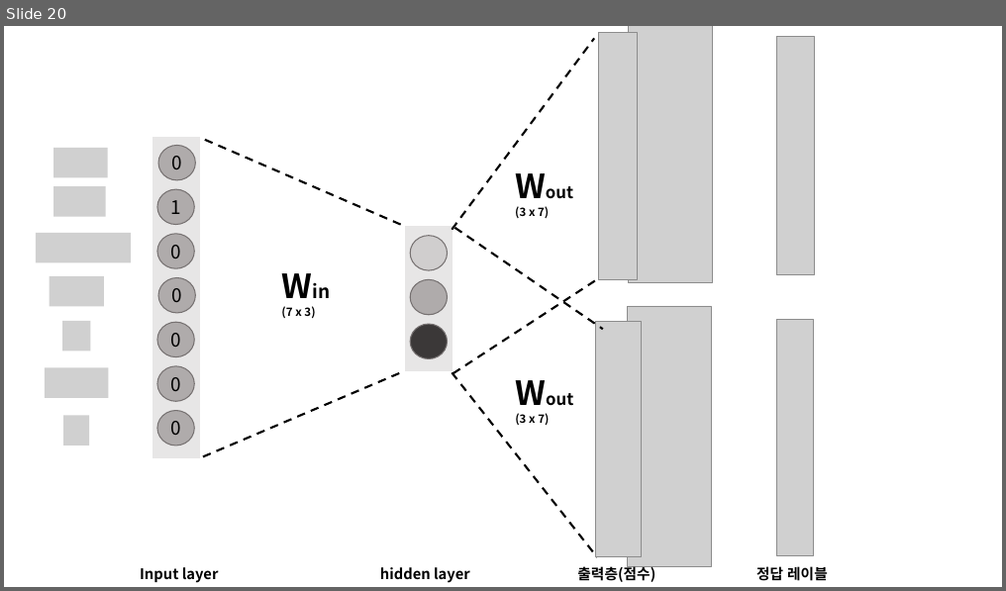
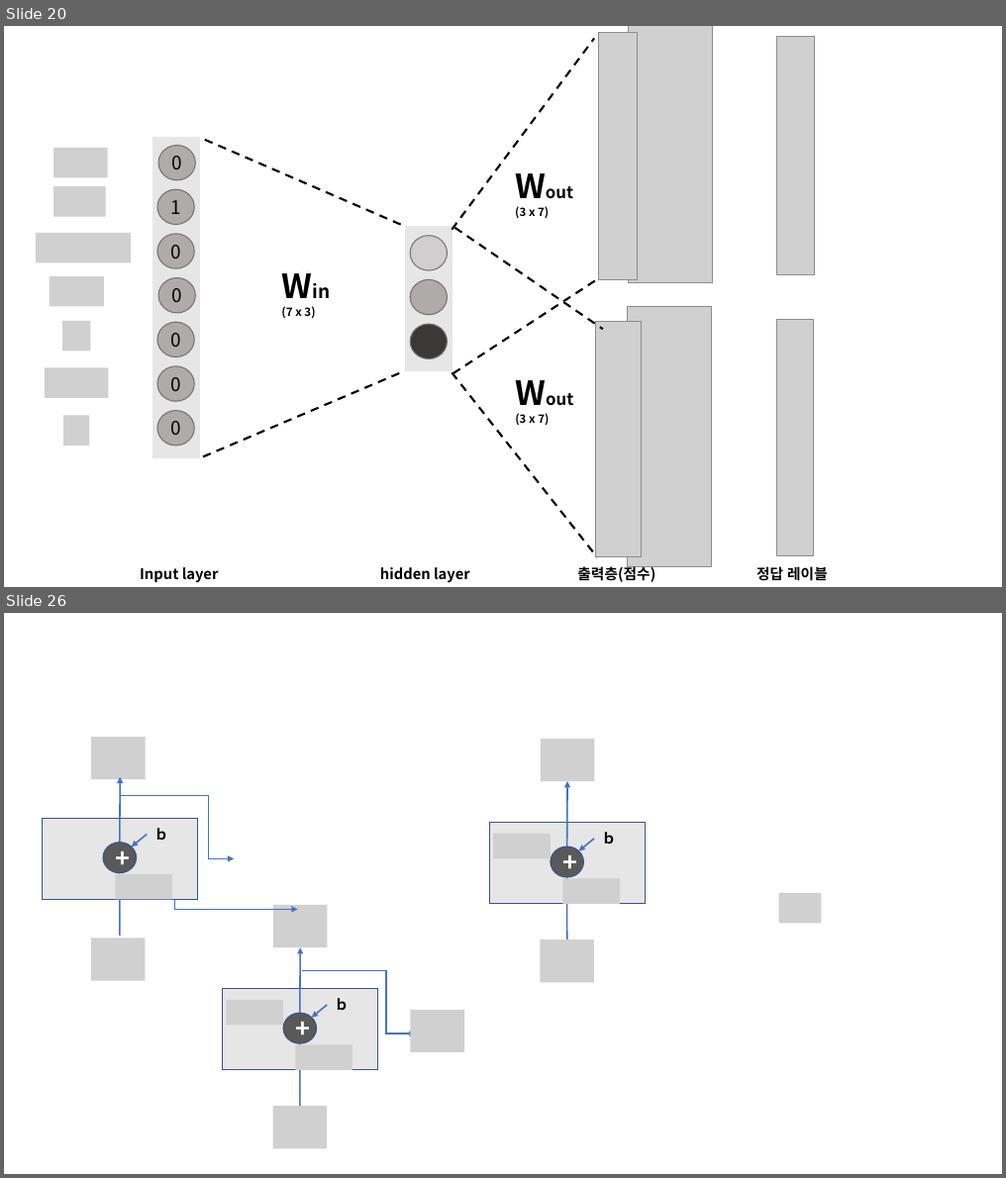
Before and after one commit to DeepHaeJoong/DeepLearningFromScratch_II, a slide deck: 연습용 II.pptm. Shown one above the other, each under a label of ours: slide 20 before the commit, slides 20 and 26 after it; the slides between them are not shown. The pictures are 1006x591 and 1006x1178 pixels, drawn with LibreOffice and Linux fonts; fonts in the diff are those of the drawing; grey boxes stand for pictures. Boxes give left, top, right and bottom in pixels: in the first picture for what was removed or moved away, otherwise in the second. Text is boxed around its words. In the diff, an @@ line names an element or a change of style, - is before the commit and + after.

```diff
--- a/연습용 II.pptm
+++ b/연습용 II.pptm
@@ slide 26 added at (x1=4, y1=613, x2=1002, y2=1174), background #FFFFFF @@
@@ picture added at (x1=91, y1=737, x2=146, y2=779) @@
@@ group added at (x1=489, y1=739, x2=646, y2=983): 2 arrows, 2 pictures, 1 rectangle @@
@@ elbow arrow added from (121, 796) to (234, 860), #4472C4 1.5 pt @@
@@ group added at (x1=42, y1=777, x2=197, y2=936): 3 arrows, 1 rectangle, 1 ellipse, 1 picture, 1 text @@
++
+ｂ
@@ picture added at (x1=494, y1=834, x2=550, y2=860) @@
@@ ellipse added at (x1=550, y1=847, x2=583, y2=877), fill #595959, outline #325491 1 pt, 24 pt, text #FFFFFF, bold @@
++
@@ arrow added from (595, 839) to (579, 851), #4472C4 1.5 pt @@
@@ text added at (x1=602, y1=832, x2=617, y2=844), 14 pt, text #000000, bold @@
+ｂ
@@ elbow arrow added from (52, 852) to (297, 909), #4472C4 1.5 pt @@
@@ picture added at (x1=562, y1=878, x2=620, y2=904) @@
@@ picture added at (x1=779, y1=893, x2=822, y2=923) @@
@@ picture added at (x1=91, y1=938, x2=145, y2=980) @@
@@ elbow arrow added from (303, 970) to (416, 1034), #4472C4 1.5 pt @@
@@ group added at (x1=222, y1=905, x2=378, y2=1149): 4 pictures, 3 arrows, 1 rectangle, 1 ellipse, 1 text @@
++
+ｂ
@@ picture added at (x1=411, y1=1010, x2=464, y2=1053) @@
```
Also in this commit, not shown: 1 slide changed, 28 other slides added, 47 other files.
